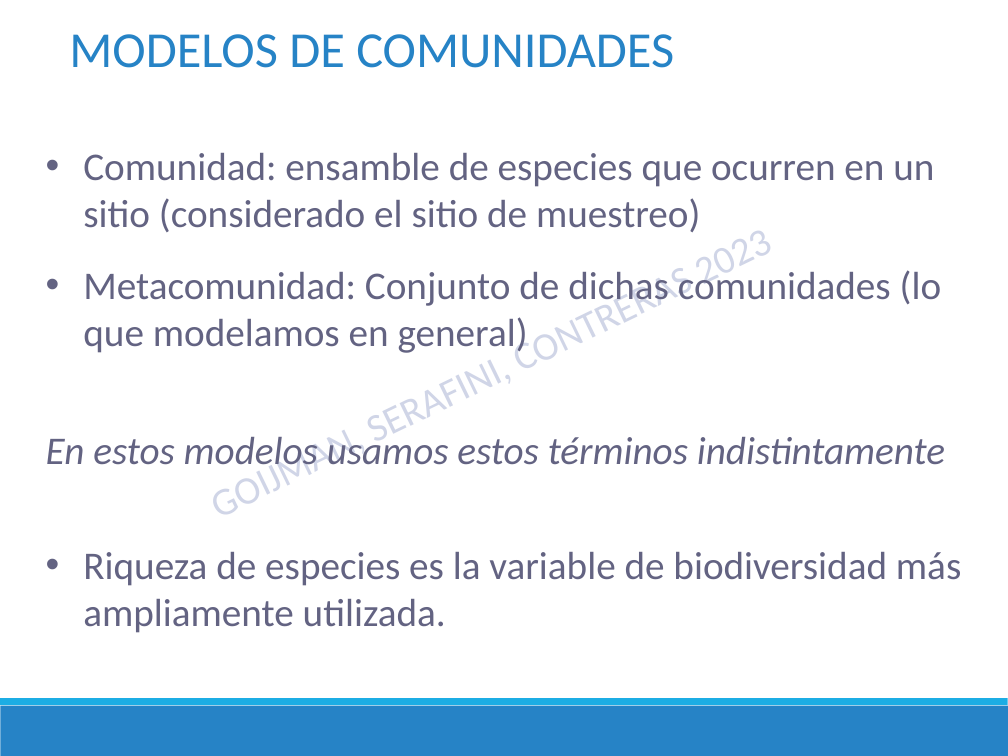
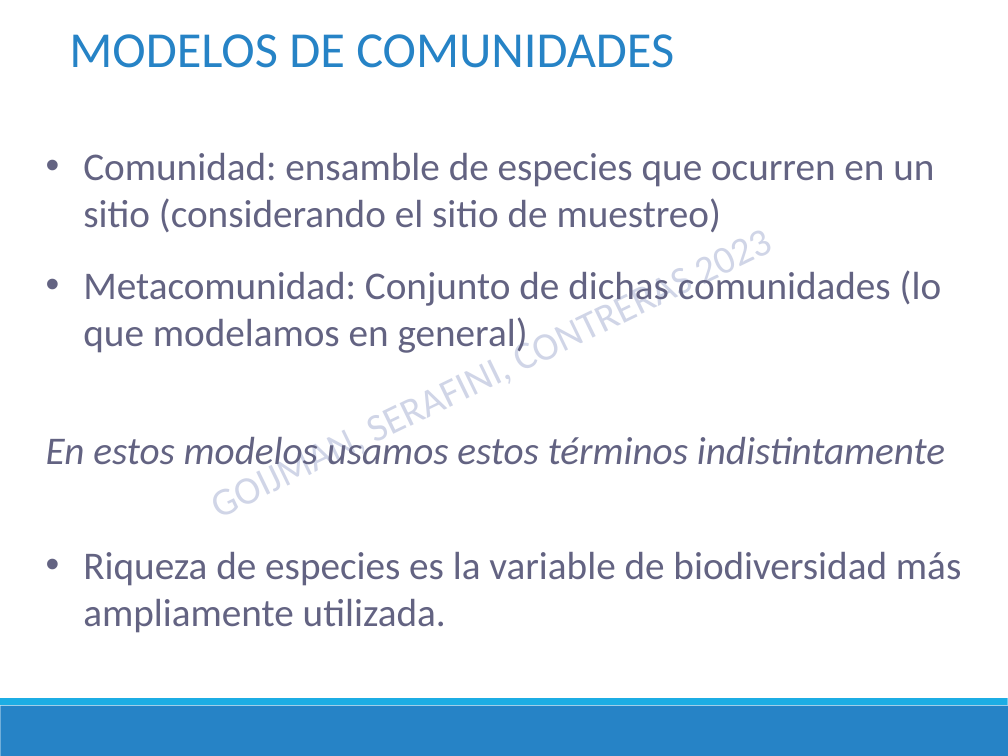
Before and after one commit to DrIgoA/Curso-Ocupacion23, a slide deck: slide 2 of ppt/Modulo 6_Ocupacion2023.pptx. Drawn at 1008x756 pixels with LibreOffice and Linux fonts; fonts in the diff are those of the drawing. Boxes give left, top, right and bottom in pixels: in the first picture for what was removed or moved away, otherwise in the second. Text is boxed around its words. In the diff, an @@ line names an element or a change of style, - is before the commit and + after.

```diff
--- a/ppt/Modulo 6_Ocupacion2023.pptx
+++ b/ppt/Modulo 6_Ocupacion2023.pptx
@@ text at (x1=83, y1=153, x2=934, y2=232): text changed @@
-• Comunidad: ensamble de especies que ocurren en un sitio (considerado el sitio de muestreo)
+• Comunidad: ensamble de especies que ocurren en un sitio (considerando el sitio de muestreo)
```
Also in this commit, not shown: 11 other slides changed, 6 slides added, 1 slide removed, 2 other files.
